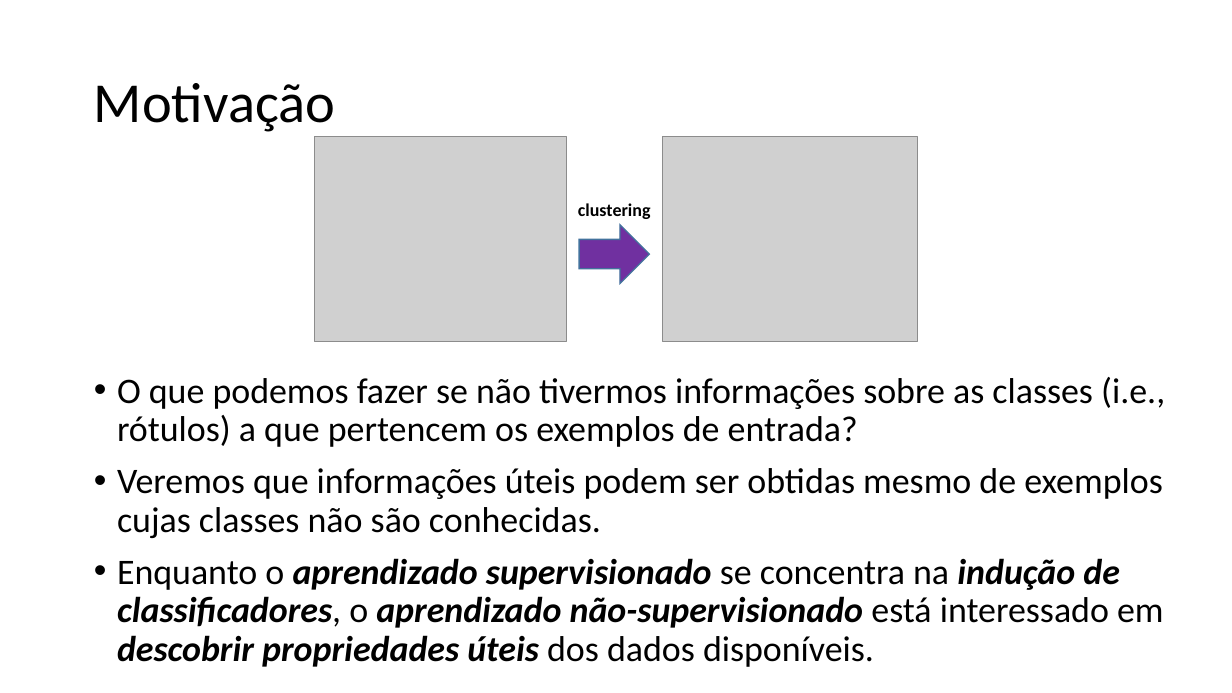
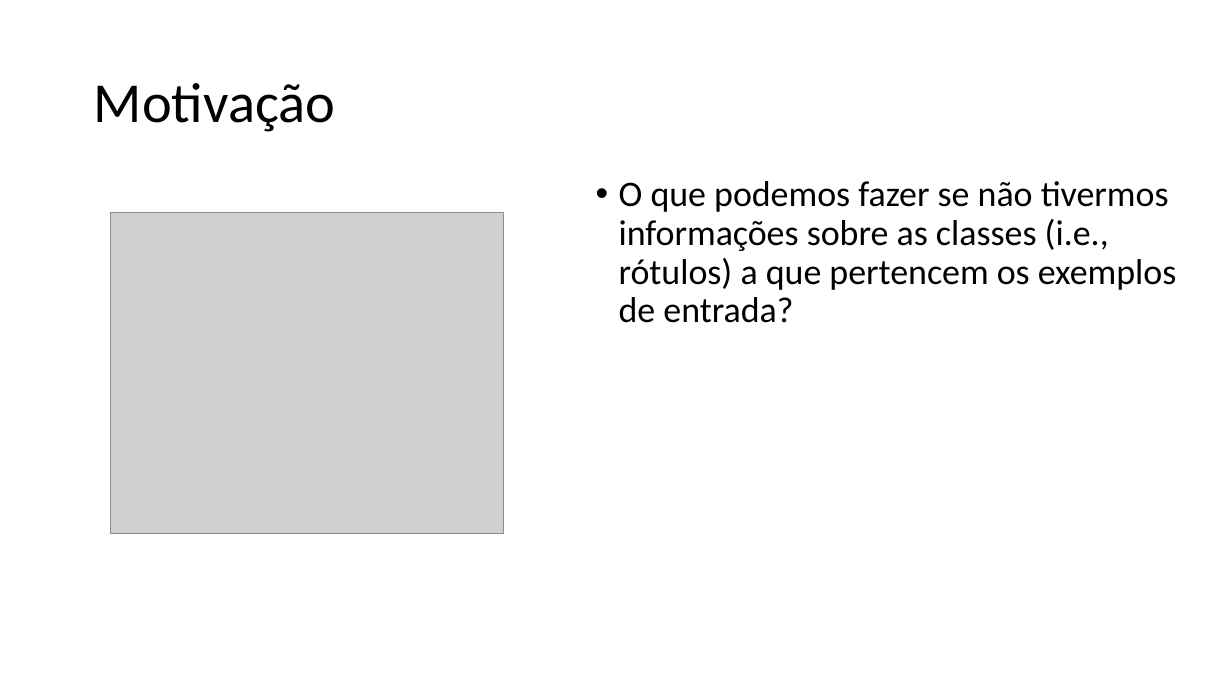
Before and after one commit to zz4fap/t320_aprendizado_de_maquina, a slide deck: slide 3 of slides/T320_kMeans.pptx. Drawn at 1232x693 pixels with LibreOffice and Linux fonts; fonts in the diff are those of the drawing; grey boxes stand for pictures. Boxes give left, top, right and bottom in pixels: in the first picture for what was removed or moved away, otherwise in the second. Text is boxed around its words. In the diff, an @@ line names an element or a change of style, - is before the commit and + after.

```diff
--- a/slides/T320_kMeans.pptx
+++ b/slides/T320_kMeans.pptx
@@ picture removed at <box>663,136,918,341</box> @@
@@ text "O que podemos fazer se ...": place and size @@
-text "O que podemos fazer se ..." at <box>117,377,1165,667</box>
+text "O que podemos fazer se ..." at <box>619,181,1176,323</box>
@@ text removed at <box>578,203,651,219</box> @@
-clustering
@@ picture: place and size @@
-picture at <box>315,136,567,341</box>
+picture at <box>110,213,504,534</box>
@@ right arrow removed at <box>579,225,650,284</box> @@
@@ text at <box>117,468,1164,667</box>: paragraphs removed @@
-• Veremos que informações úteis podem ser obtidas mesmo de exemplos cujas classes não são conhecidas.
-• Enquanto o aprendizado supervisionado se concentra na indução de classificadores, o aprendizado não-supervisionado está interessado em descobrir propriedades úteis dos dados disponíveis.
```
Also in this commit, not shown: 9 other slides changed, 5 slides added, 2 other files.
